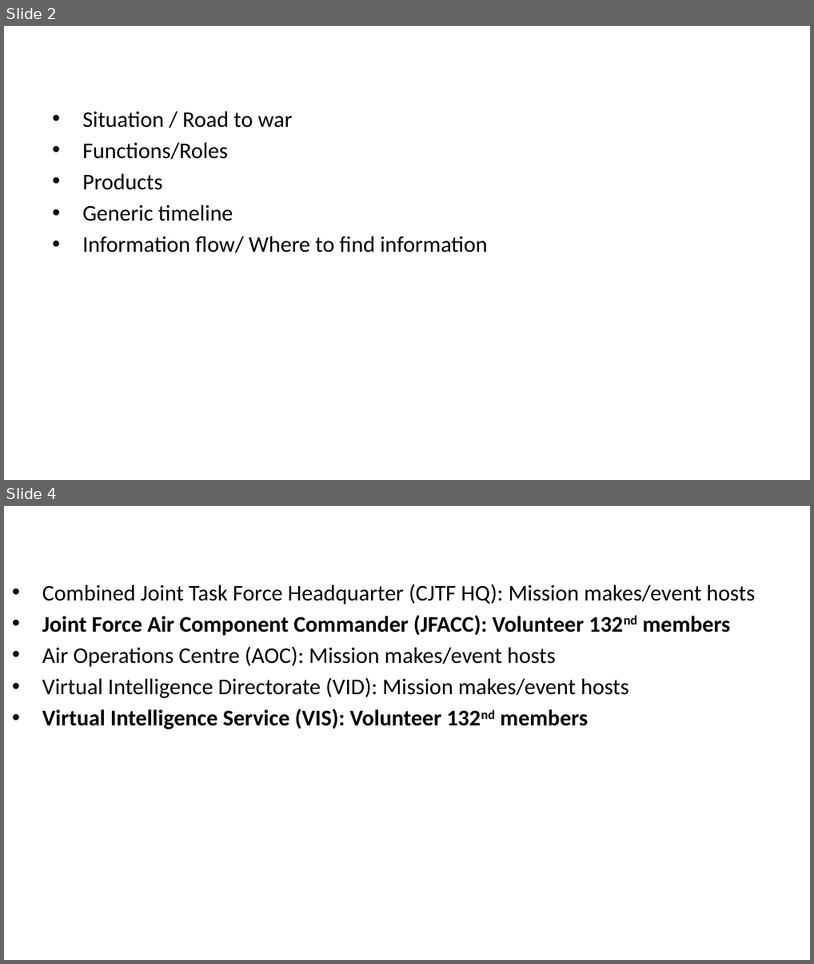
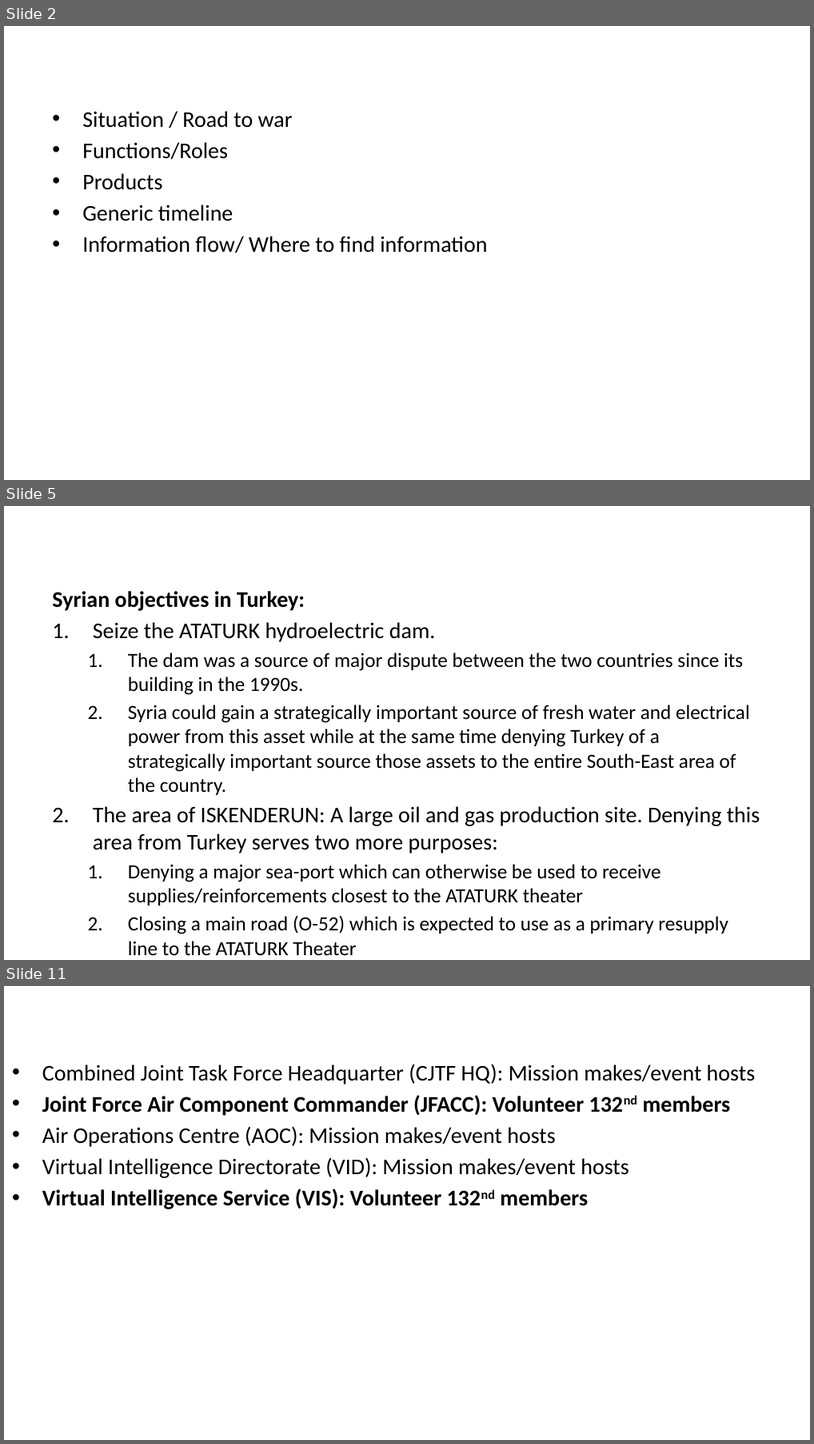
Before and after one commit to 132nd-vWing/OPAR-Brief, a slide deck: UNDER DEVELOPMENT/132nd OP ACTIVE RESOLVE Introduction Brief.pptx. Shown one above the other, each under a label of ours: slides 2 and 4 before the commit, slides 2, 5 and 11 after it; the slides between them are not shown. The pictures are 814x964 and 814x1444 pixels, drawn with LibreOffice and Linux fonts; fonts in the diff are those of the drawing; background and template pictures are left out. Boxes give left, top, right and bottom in pixels: in the first picture for what was removed or moved away, otherwise in the second. Text is boxed around its words. In the diff, an @@ line names an element or a change of style, - is before the commit and + after.

Commit message:
Added content to SITUATION slides

```diff
--- a/UNDER DEVELOPMENT/132nd OP ACTIVE RESOLVE Introduction Brief.pptx
+++ b/UNDER DEVELOPMENT/132nd OP ACTIVE RESOLVE Introduction Brief.pptx
@@ slide 5 added at box(4, 506, 810, 960), background #FFFFFF @@
@@ text added at box(52, 591, 760, 956), 18 pt, text #000000 @@
+Syrian objectives in Turkey:
+1. Seize the ATATURK hydroelectric dam.
+  1. The dam was a source of major dispute between the two countries since its building in the 1990s.
+  2. Syria could gain a strategically important source of fresh water and electrical power from this asset while at the same time denying Turkey of a strategically important source those assets to the entire South-East area of the country.
+2. The area of ISKENDERUN: A large oil and gas production site. Denying this area from Turkey serves two more purposes:
+  1. Denying a major sea-port which can otherwise be used to receive supplies/reinforcements closest to the ATATURK theater
+  2. Closing a main road (O-52) which is expected to use as a primary resupply line to the ATATURK Theater
@@ title added at box(128, 704, 167, 722), 28 pt, text #FFFFFF, bold @@
+SITUATION - Syria
@@ what was slide 4 is now slide 11 @@
```
Also in this commit, not shown: 7 other slides added, 1 slide removed, 1 other file.
